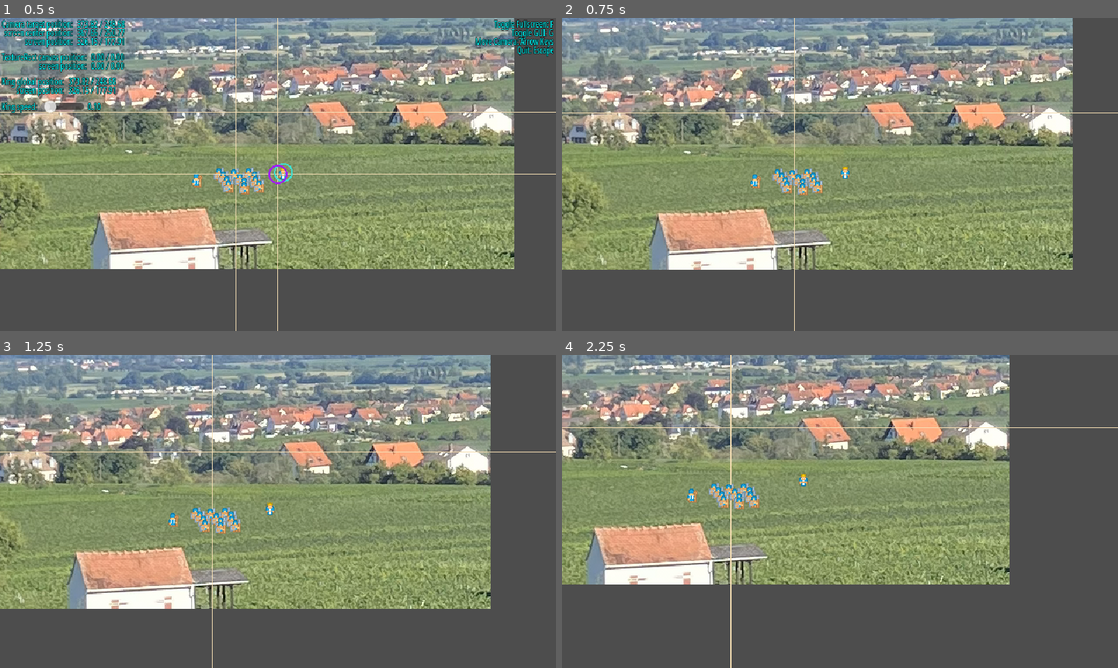
Above: before the commit, frames 1-4 (two rows, left to right).
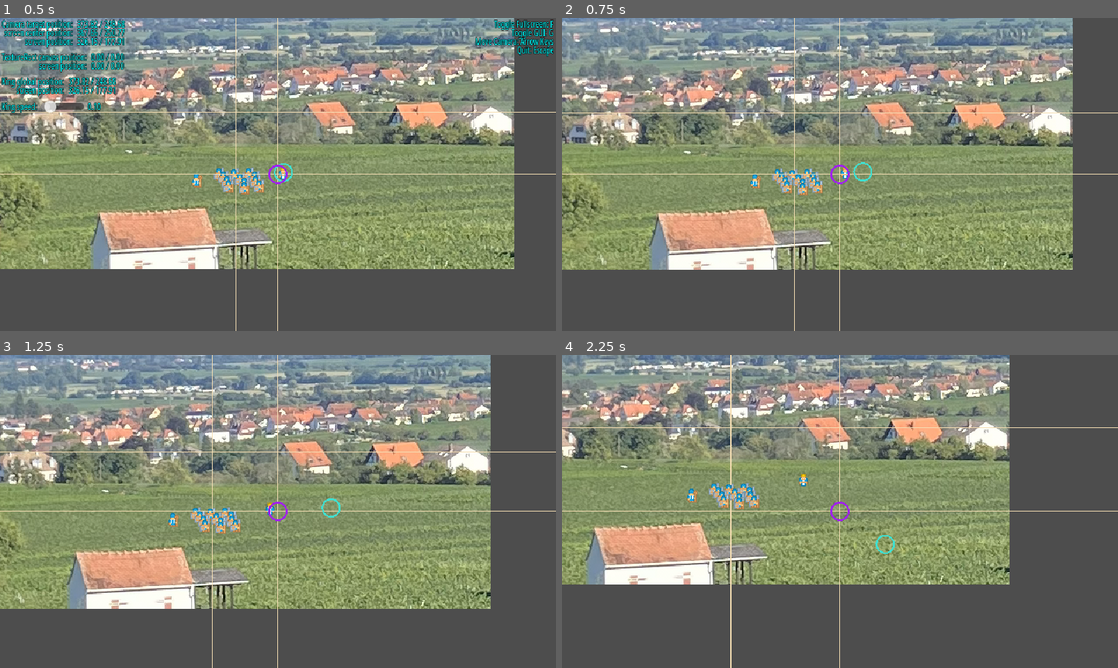
Above: after the commit, the same moments.

Repository: Toxe/godot-pixel-style
Game: Godot game, scene res://scenes/main.tscn
Two runs of this game, one before a commit and one after it. Both use one fixed random seed, a clock stepped at 60 frames per second and the inputs below.
Inputs:
- Up to frame 1 (0.5 s): no input
- Up to frame 2 (0.75 s): tap Enter at 0.5 s; hold Right (ui_right) from 0.53 s (still down); hold G (toggle_gui) from 0.53 s (still down)
- Up to frame 3 (1.25 s): keep holding Right (ui_right); keep holding G (toggle_gui)
- Up to frame 4 (2.25 s): release Right (ui_right) at 1.28 s; release G (toggle_gui) at 1.28 s; hold Down (ui_down) 1.28-2.03 s; tap G (toggle_gui) at 1.35 s; hold Right (ui_right) from 2.03 s (still down); hold G (toggle_gui) from 2.03 s (still down)

Frame 1 is identical in both runs. In frame 2, 0.5% of the frame differs, in the area x 0-100%, y 0-100%; in frame 3, 0.5%; in frame 4, 0.5%.

Commit message:
GUI toggle only hides the labels

Diff:
--- a/PixelStyle/scenes/gui.gd
+++ b/PixelStyle/scenes/gui.gd
@@ -38,7 +38,7 @@
         else:
             DisplayServer.window_set_mode(DisplayServer.WindowMode.WINDOW_MODE_FULLSCREEN)
     elif event.is_action_pressed("toggle_gui"):
-        visible = !visible
+        ($HBoxContainer as Control).visible = !($HBoxContainer as Control).visible
     elif event.is_action_pressed("quit"):
         get_tree().quit()
 
